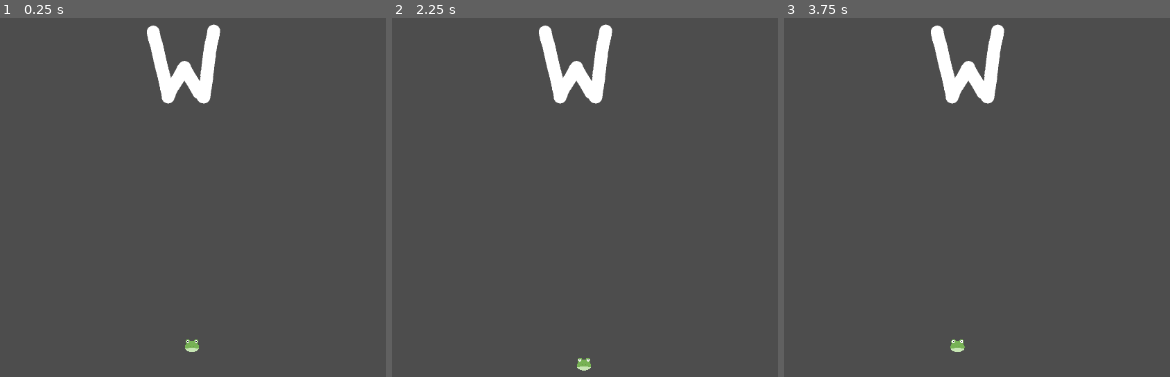
Above: before the commit, frames 1-3 (left to right).
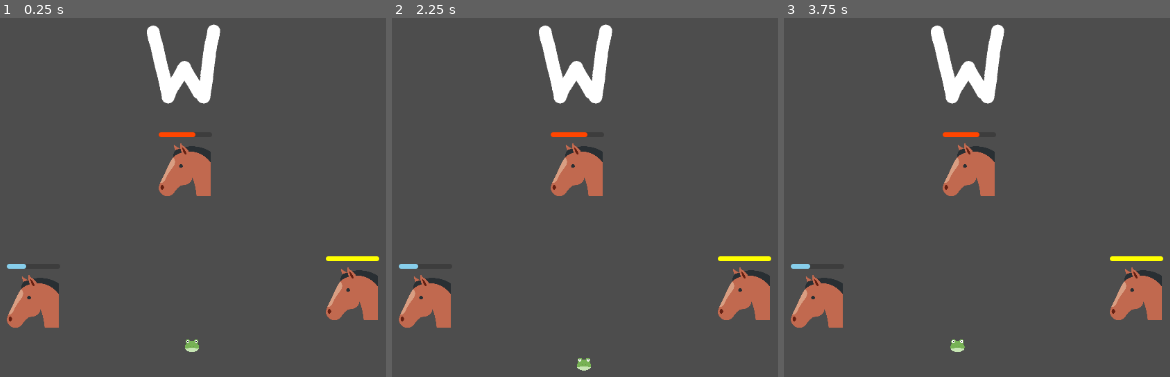
Above: after the commit, the same moments.

Repository: alexcavadora/alex-isaac-implementation
Game: Godot game, scene res://scenes/main_scene.tscn
Same seed, same stepped clock (60 frames per second), same inputs: the game is played once before the commit and once after it. The project has no main scene, so this scene is started directly.
Inputs:
- Up to frame 1 (0.25 s): no input
- Up to frame 2 (2.25 s): tap Enter at 0.5, 2 s; tap A (a_press) at 0.6 s; tap Space at 1.25 s; tap D (d_press) at 1.35 s; tap S (s_press) at 2.1 s
- Up to frame 3 (3.75 s): tap Space at 2.75 s; tap W (w_press) at 2.85 s; tap Enter at 3.5 s; tap A (a_press) at 3.6 s

The runs differ from the first frame. In frame 1, 4.6% of the frame differs, in the area x 1-99%, y 31-87%; in frame 2, 4.6%; in frame 3, 4.6%.

Commit message:
Enemy health bars and color indexing
Implemented enemy health bars and color indexing to match the scheme proposed in the flag code.

Diff:
--- a/scenes/components/health_component.tscn
+++ b/scenes/components/health_component.tscn
@@ -18,4 +18,5 @@
 grow_horizontal = 2
 grow_vertical = 2
 theme_override_font_sizes/font_size = 10
+value = 50.0
 show_percentage = false
--- a/scenes/enemy.tscn
+++ b/scenes/enemy.tscn
@@ -1,3 +1,38 @@
-[gd_scene format=3 uid="uid://db8dgcckifydm"]
+[gd_scene load_steps=5 format=3 uid="uid://db8dgcckifydm"]
+
+[ext_resource type="Script" uid="uid://cbed5jh41q12y" path="res://scripts/characters/enemy.gd" id="1_4ra3w"]
+[ext_resource type="PackedScene" uid="uid://csnaae5ardb3a" path="res://scenes/components/health_component.tscn" id="1_md0e3"]
+[ext_resource type="Texture2D" uid="uid://4nhd36iisnkx" path="res://resources/sprites/entities/enemy.png" id="2_4ra3w"]
+
+[sub_resource type="StyleBoxFlat" id="StyleBoxFlat_4ra3w"]
+content_margin_left = 2.0
+content_margin_top = 2.0
+content_margin_right = 2.0
+content_margin_bottom = 2.0
+bg_color = Color(1, 0, 0, 1)
+corner_radius_top_left = 6
+corner_radius_top_right = 6
+corner_radius_bottom_right = 6
+corner_radius_bottom_left = 6
+corner_detail = 6
 
 [node name="Enemy" type="Area2D"]
+script = ExtResource("1_4ra3w")
+
+[node name="HealthComponent" parent="." instance=ExtResource("1_md0e3")]
+position = Vector2(0, -29)
+max_hp = 3.0
+hp = 3.0
+
+[node name="HealthBar" parent="HealthComponent" index="0"]
+offset_left = -37.0
+offset_right = 40.0
+theme_override_styles/fill = SubResource("StyleBoxFlat_4ra3w")
+max_value = 3.0
+value = 3.0
+
+[node name="Enemy" type="Sprite2D" parent="."]
+scale = Vector2(0.15, 0.15)
+texture = ExtResource("2_4ra3w")
+
+[editable path="HealthComponent"]
--- a/scenes/main_scene.tscn
+++ b/scenes/main_scene.tscn
@@ -1,8 +1,44 @@
-[gd_scene load_steps=4 format=3 uid="uid://c2jd5qrpsg4ch"]
+[gd_scene load_steps=7 format=3 uid="uid://c2jd5qrpsg4ch"]
 
 [ext_resource type="PackedScene" uid="uid://db8dgcckifydm" path="res://scenes/enemy.tscn" id="1_7ykc4"]
 [ext_resource type="PackedScene" uid="uid://dju236svsn53k" path="res://scenes/player.tscn" id="2_pu3yx"]
 [ext_resource type="PackedScene" uid="uid://cpi8cj7ceqyaw" path="res://scenes/flag.tscn" id="3_gubc5"]
+
+[sub_resource type="StyleBoxFlat" id="StyleBoxFlat_gubc5"]
+content_margin_left = 2.0
+content_margin_top = 2.0
+content_margin_right = 2.0
+content_margin_bottom = 2.0
+bg_color = Color(0, 0, 0, 1)
+corner_radius_top_left = 6
+corner_radius_top_right = 6
+corner_radius_bottom_right = 6
+corner_radius_bottom_left = 6
+corner_detail = 6
+
+[sub_resource type="StyleBoxFlat" id="StyleBoxFlat_7ykc4"]
+content_margin_left = 2.0
+content_margin_top = 2.0
+content_margin_right = 2.0
+content_margin_bottom = 2.0
+bg_color = Color(1, 1, 0, 1)
+corner_radius_top_left = 6
+corner_radius_top_right = 6
+corner_radius_bottom_right = 6
+corner_radius_bottom_left = 6
+corner_detail = 6
+
+[sub_resource type="StyleBoxFlat" id="StyleBoxFlat_pu3yx"]
+content_margin_left = 2.0
+content_margin_top = 2.0
+content_margin_right = 2.0
+content_margin_bottom = 2.0
+bg_color = Color(1, 0, 0, 1)
+corner_radius_top_left = 6
+corner_radius_top_right = 6
+corner_radius_bottom_right = 6
+corner_radius_bottom_left = 6
+corner_detail = 6
 
 [node name="MainScene" type="Node2D"]
 
@@ -14,11 +50,37 @@
 
 [node name="Enemies" type="Node2D" parent="."]
 
+[node name="EnemyBlue" parent="Enemies" instance=ExtResource("1_7ykc4")]
+position = Vector2(351, 445)
+
+[node name="HealthComponent" parent="Enemies/EnemyBlue" index="0"]
+hp = 1.0
+
+[node name="HealthBar" parent="Enemies/EnemyBlue/HealthComponent" index="0"]
+theme_override_styles/fill = SubResource("StyleBoxFlat_gubc5")
+
 [node name="EnemyRed" parent="Enemies" instance=ExtResource("1_7ykc4")]
 position = Vector2(570, 255)
 
-[node name="EnemyBlue" parent="Enemies" instance=ExtResource("1_7ykc4")]
+[node name="HealthComponent" parent="Enemies/EnemyRed" index="0"]
+hp = 2.0
+color_idx = 1
+
+[node name="HealthBar" parent="Enemies/EnemyRed/HealthComponent" index="0"]
+theme_override_styles/fill = SubResource("StyleBoxFlat_7ykc4")
+
+[node name="EnemyYellow2" parent="Enemies" instance=ExtResource("1_7ykc4")]
 position = Vector2(811, 434)
 
-[node name="EnemyYellow" parent="Enemies" instance=ExtResource("1_7ykc4")]
-position = Vector2(351, 445)
+[node name="HealthComponent" parent="Enemies/EnemyYellow2" index="0"]
+color_idx = 2
+
+[node name="HealthBar" parent="Enemies/EnemyYellow2/HealthComponent" index="0"]
+theme_override_styles/fill = SubResource("StyleBoxFlat_pu3yx")
+
+[editable path="Enemies/EnemyBlue"]
+[editable path="Enemies/EnemyBlue/HealthComponent"]
+[editable path="Enemies/EnemyRed"]
+[editable path="Enemies/EnemyRed/HealthComponent"]
+[editable path="Enemies/EnemyYellow2"]
+[editable path="Enemies/EnemyYellow2/HealthComponent"]
--- /dev/null
+++ b/scripts/characters/enemy.gd
@@ -0,0 +1 @@
+extends Area2D
--- a/scripts/components/health_component.gd
+++ b/scripts/components/health_component.gd
@@ -4,22 +4,49 @@
 @onready var health_bar: ProgressBar = $HealthBar
 @export var max_hp : float
 @export var hp : float
+@export_enum( "BLUE", "RED", "YELLOW") var color_idx = 0
+var color = 0
+"""
+- BLUE: 1
+- RED: 2
+- YELLOW: 3
+"""
+var fill_color : Color
 
 func apply_damage(incoming_dmg: float) -> void:
-	hp -= incoming_dmg
+	hp = max(0.0, hp - incoming_dmg)
 	if hp == 0.0:
 		die()
+	update_bar()
 
 func apply_heal(incoming_heal: float) -> void:
-	if max_hp <= (hp + incoming_heal):
-		hp += incoming_heal
+	hp = min(max_hp, hp + incoming_heal)
+	update_bar()
 
 func die():
 	self.queue_free()
 
 func _ready() -> void:
 	health_bar.max_value = max_hp
+	health_bar.value = hp
+	color = color_idx + 1 #skip white index to start at blue (1)
+	print(color)
+	update_fill_color()
 
-# Called every frame. 'delta' is the elapsed time since the previous frame.
-func _process(delta: float) -> void:
+func update_bar() -> void:
 	health_bar.value = hp
+
+func update_fill_color() -> void:
+	# select color from editor
+	match color:
+		1:  # BLUE
+			fill_color = Color.SKY_BLUE
+		2:  # RED
+			fill_color = Color.ORANGE_RED
+		3:  # YELLOW
+			fill_color = Color.YELLOW
+
+	# apply the color to the health bar
+	var style_box = health_bar.get_theme_stylebox("fill").duplicate()
+	style_box.bg_color = fill_color
+	health_bar.add_theme_stylebox_override("fill", style_box)
Not shown, added: scripts/characters/enemy.gd.uid
